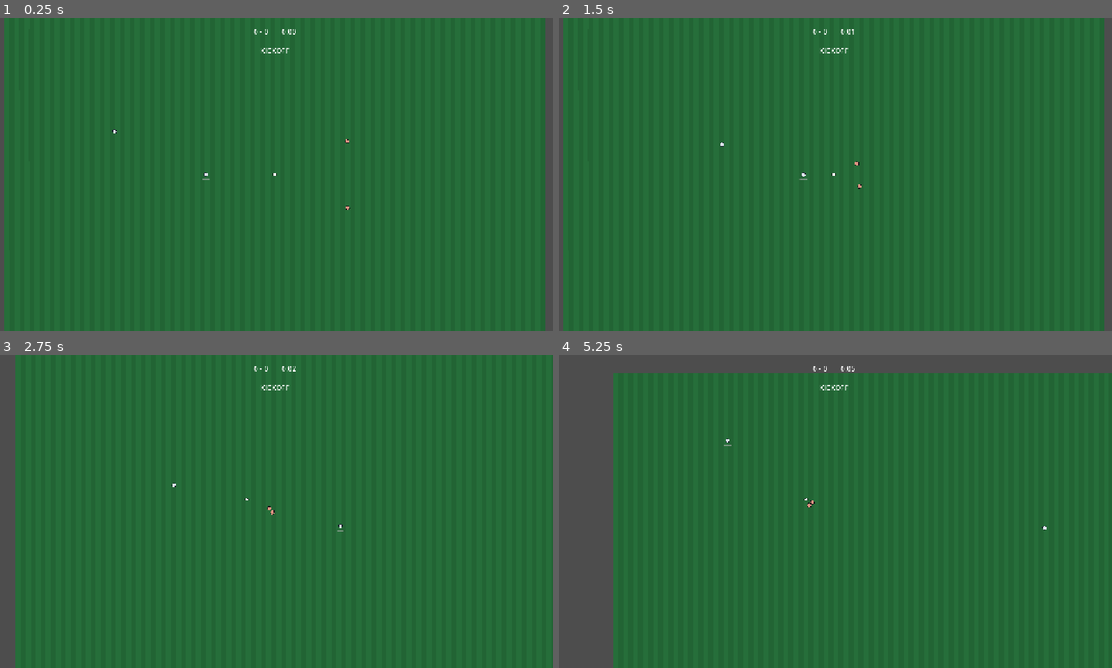
Above: before the commit, frames 1-4 (two rows, left to right).
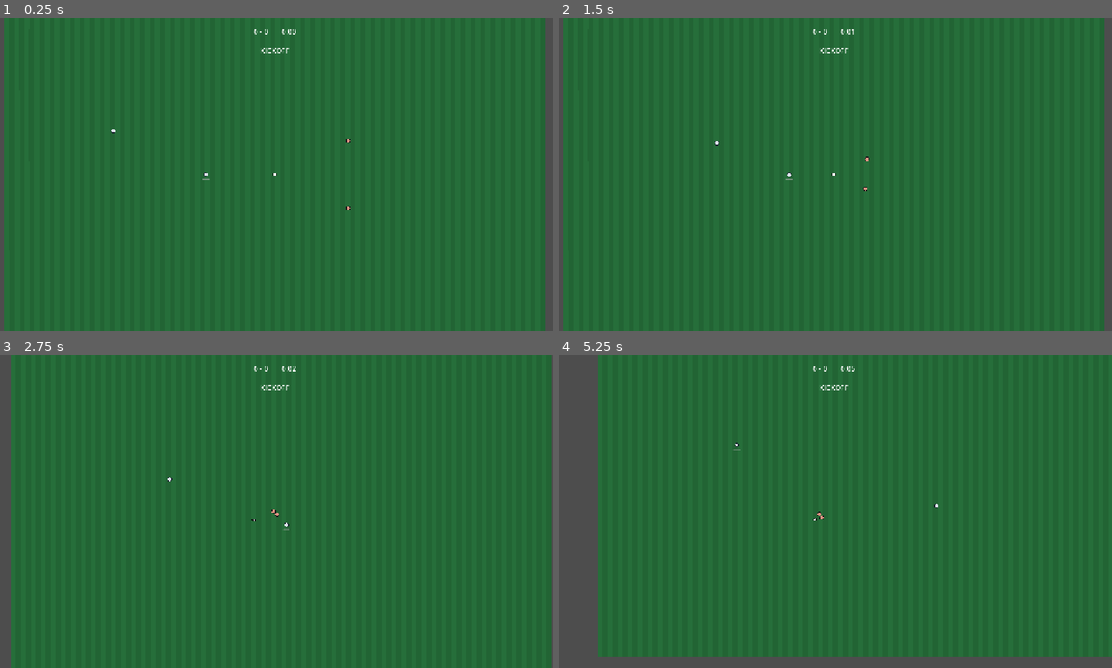
Above: after the commit, the same moments.

Repository: RidgeBridgeStudios/PowerFootball-2D
Game: Godot game, scene res://pitch/PitchScene.tscn
Two runs of this game, one before a commit and one after it. Both use one fixed random seed, a clock stepped at 60 frames per second and the inputs below.
Inputs:
- Up to frame 1 (0.25 s): no input
- Up to frame 2 (1.5 s): hold D (move_right) 0.53-1.28 s; tap Space (action_kick) at 0.6 s; hold S (move_down) from 1.28 s (still down); tap F (action_lob) at 1.35 s
- Up to frame 3 (2.75 s): tap Enter at 2 s; release S (move_down) at 2.03 s; hold D (move_right) from 2.03 s (still down); hold Shift (action_sprint) from 2.03 s (still down)
- Up to frame 4 (5.25 s): release D (move_right) at 2.78 s; release Shift (action_sprint) at 2.78 s; hold W (move_up) 2.78-3.53 s; tap one key every 0.75 s from 2.85 s: Tab (action_switch) E (action_tackle) Down (aim_down) Left (aim_left); hold A (move_left) 3.53-5.03 s; hold S (move_down) from 5.03 s (still down)

The runs differ from the first frame. In frame 1, less than 0.1% of the frame differs, in the area x 20-64%, y 35-62%; in frame 2, less than 0.1%; in frame 3, 1.1%; in frame 4, 11%, in the area x 7-100%, y 0-100%.

Commit message:
Add player data and team roster system with two placeholder squads
Adds PlayerData/TeamData/LeagueData Resources, a DataLoader autoload that
builds the default league (FC Nordvik and CD Solano, 11 players each) or
loads a custom user://custom_league.json, and a PlayerFactory static
helper that applies a squad member's tuning onto a spawned
HeavyPlayerController and its PlayerBrain. PitchScene now assigns each
player a squad slot by team order and applies its data at bind time.

Co-Authored-By: Claude Sonnet 5 <noreply@anthropic.com>
Claude-Session: https://claude.ai/code/session_01TK4gRZs8ePPQFBFPanbyP9

Diff:
--- /dev/null
+++ b/autoloads/DataLoader.gd
@@ -0,0 +1,186 @@
+##
+## DataLoader (Autoload singleton)
+##
+## Owns the live league data. Loads a custom league from user://custom_league.json
+## if one exists, otherwise builds the two built-in placeholder teams. Everything
+## else — PitchScene, PlayerFactory — reads squad data through this rather than
+## touching a Resource file directly, so a future roster editor only has to
+## change what is written to user://custom_league.json.
+##
+## Depends on: PlayerData, TeamData, LeagueData.
+## Exposes: league, get_team(index), get_player(team_index, squad_index)
+##
+
+extends Node
+
+const CUSTOM_LEAGUE_PATH: String = "user://custom_league.json"
+
+var league: LeagueData = null
+
+
+func _ready() -> void:
+	_load_league()
+
+
+func get_team(index: int) -> TeamData:
+	if league == null or index < 0 or index >= league.teams.size():
+		push_warning("DataLoader.get_team: index %d out of bounds." % index)
+		return null
+	return league.teams[index]
+
+
+func get_player(team_index: int, squad_index: int) -> PlayerData:
+	var team: TeamData = get_team(team_index)
+	if team == null or squad_index < 0 or squad_index >= team.squad.size():
+		push_warning("DataLoader.get_player: squad index %d out of bounds for team %d." % [squad_index, team_index])
+		return null
+	return team.squad[squad_index]
+
+
+func _load_league() -> void:
+	if FileAccess.file_exists(CUSTOM_LEAGUE_PATH):
+		if _parse_json_league(CUSTOM_LEAGUE_PATH):
+			return
+	_build_default_league()
+
+
+## Parses a JSON league file into the live `league`. Parses into a local var
+## first so a malformed file can never leave `league` half-overwritten. Returns
+## false on any error (and pushes an error naming the path) — `_load_league()`
+## falls back to the built-in placeholder league when this returns false.
+func _parse_json_league(path: String) -> bool:
+	var file := FileAccess.open(path, FileAccess.READ)
+	if file == null:
+		push_error("DataLoader: could not open %s (%s)." % [path, error_string(FileAccess.get_open_error())])
+		return false
+
+	var text: String = file.get_as_text()
+	var parsed: Variant = JSON.parse_string(text)
+	if typeof(parsed) != TYPE_DICTIONARY or not parsed.has("teams"):
+		push_error("DataLoader: %s is missing a \"teams\" key." % path)
+		return false
+
+	var parsed_league := LeagueData.new()
+	parsed_league.league_name = parsed.get("league_name", "")
+
+	var teams: Array[TeamData] = []
+	for team_dict: Variant in parsed["teams"]:
+		if typeof(team_dict) != TYPE_DICTIONARY:
+			push_error("DataLoader: malformed team entry in %s." % path)
+			return false
+		teams.append(_team_from_dict(team_dict))
+	parsed_league.teams = teams
+
+	league = parsed_league
+	return true
+
+
+func _team_from_dict(team_dict: Dictionary) -> TeamData:
+	var team := TeamData.new()
+	team.team_name = team_dict.get("team_name", "")
+	var color_array: Array = team_dict.get("team_color", [1.0, 1.0, 1.0])
+	team.team_color = Color(color_array[0], color_array[1], color_array[2])
+
+	var squad: Array[PlayerData] = []
+	for player_dict: Variant in team_dict.get("squad", []):
+		squad.append(_player_from_dict(player_dict))
+	team.squad = squad
+	return team
+
+
+func _player_from_dict(player_dict: Dictionary) -> PlayerData:
+	var data := PlayerData.make_default(
+		player_dict.get("player_name", ""),
+		player_dict.get("shirt_number", 0),
+		player_dict.get("position_role", "")
+	)
+	data.mass = player_dict.get("mass", data.mass)
+	data.top_speed = player_dict.get("top_speed", data.top_speed)
+	data.acceleration_time = player_dict.get("acceleration_time", data.acceleration_time)
+	data.friction_time = player_dict.get("friction_time", data.friction_time)
+	data.turning_penalty = player_dict.get("turning_penalty", data.turning_penalty)
+	data.sprint_multiplier = player_dict.get("sprint_multiplier", data.sprint_multiplier)
+	data.stamina_max = player_dict.get("stamina_max", data.stamina_max)
+	data.stamina_drain = player_dict.get("stamina_drain", data.stamina_drain)
+	data.stamina_recover = player_dict.get("stamina_recover", data.stamina_recover)
+	data.vision = player_dict.get("vision", data.vision)
+	data.composure = player_dict.get("composure", data.composure)
+	data.aggression = player_dict.get("aggression", data.aggression)
+	data.formation_ball_weight = player_dict.get("formation_ball_weight", data.formation_ball_weight)
+	return data
+
+
+func _build_default_league() -> void:
+	var default_league := LeagueData.new()
+	default_league.league_name = "Placeholder League"
+	default_league.teams = [_build_nordvik(), _build_solano()]
+	league = default_league
+
+
+## --- Placeholder squads --------------------------------------------------------
+
+func _build_nordvik() -> TeamData:
+	var team := TeamData.new()
+	team.team_name = "FC Nordvik"
+	team.team_color = Color(0.18, 0.32, 0.72)
+	team.squad = [
+		_player(1, "Mads Dahl", "GK", 82.0, 175.0, 0.80, 0.30, 0.55, 1.30, 0.80, 0.85, 0.30),
+		_player(5, "Halvard Brann", "CB", 92.0, 185.0, 0.90, 0.28, 0.85, 1.25, 0.60, 0.75, 0.70),
+		_player(4, "Sigurd Voss", "CB", 88.0, 188.0, 0.85, 0.29, 0.80, 1.28, 0.65, 0.70, 0.65),
+		_player(3, "Erik Lund", "LB", 77.0, 210.0, 0.68, 0.34, 0.72, 1.42, 0.70, 0.60, 0.55),
+		_player(2, "Torben Hauge", "RB", 76.0, 212.0, 0.67, 0.34, 0.70, 1.43, 0.72, 0.62, 0.58),
+		_player(6, "Niklas Borg", "DM", 80.0, 200.0, 0.72, 0.32, 0.78, 1.35, 0.82, 0.78, 0.72),
+		_player(8, "Olav Strand", "CM", 74.0, 208.0, 0.66, 0.35, 0.68, 1.40, 0.85, 0.72, 0.60),
+		_player(10, "Petter Naess", "AM", 71.0, 215.0, 0.62, 0.37, 0.62, 1.48, 0.90, 0.80, 0.55),
+		_player(11, "Jonas Elv", "LW", 69.0, 228.0, 0.58, 0.38, 0.60, 1.52, 0.75, 0.55, 0.62),
+		_player(7, "Rune Kval", "RW", 70.0, 225.0, 0.59, 0.38, 0.62, 1.50, 0.73, 0.58, 0.65),
+		_player(9, "Henrik Ask", "ST", 83.0, 220.0, 0.70, 0.33, 0.65, 1.50, 0.68, 0.65, 0.88),
+	]
+	return team
+
+
+func _build_solano() -> TeamData:
+	var team := TeamData.new()
+	team.team_name = "CD Solano"
+	team.team_color = Color(0.72, 0.14, 0.18)
+	team.squad = [
+		_player(1, "Carlos Vega", "GK", 80.0, 172.0, 0.82, 0.29, 0.50, 1.28, 0.78, 0.88, 0.25),
+		_player(5, "Mateo Ruiz", "CB", 87.0, 190.0, 0.84, 0.29, 0.82, 1.27, 0.62, 0.72, 0.68),
+		_player(4, "Diego Pons", "CB", 90.0, 186.0, 0.88, 0.28, 0.83, 1.26, 0.58, 0.68, 0.72),
+		_player(3, "Luis Ferrer", "LB", 74.0, 218.0, 0.63, 0.36, 0.65, 1.48, 0.74, 0.64, 0.52),
+		_player(2, "Andres Mora", "RB", 75.0, 216.0, 0.64, 0.35, 0.66, 1.46, 0.71, 0.62, 0.54),
+		_player(6, "Pablo Cano", "DM", 79.0, 202.0, 0.71, 0.33, 0.76, 1.36, 0.80, 0.76, 0.75),
+		_player(8, "Rafael Soto", "CM", 73.0, 212.0, 0.64, 0.36, 0.65, 1.42, 0.83, 0.74, 0.58),
+		_player(10, "Marco Reyes", "AM", 70.0, 218.0, 0.61, 0.38, 0.60, 1.50, 0.92, 0.82, 0.52),
+		_player(11, "Javier Tur", "LW", 67.0, 258.0, 0.55, 0.40, 0.55, 1.58, 0.65, 0.45, 0.70),
+		_player(7, "Ivan Blasco", "RW", 68.0, 245.0, 0.57, 0.39, 0.58, 1.55, 0.68, 0.50, 0.68),
+		_player(9, "Bruno Tena", "ST", 81.0, 222.0, 0.68, 0.34, 0.62, 1.52, 0.70, 0.68, 0.85),
+	]
+	return team
+
+
+## Shared constructor for the two placeholder squads. `stamina_max = 100.0`,
+## `stamina_drain = 18.0`, `stamina_recover = 9.0` and `formation_ball_weight =
+## 0.35` are the defaults for every player on both teams — no player-specific
+## override makes gameplay sense for them yet.
+func _player(
+	shirt_number: int, player_name: String, position_role: String,
+	mass: float, top_speed: float, acceleration_time: float, friction_time: float,
+	turning_penalty: float, sprint_multiplier: float,
+	vision: float, composure: float, aggression: float
+) -> PlayerData:
+	var data := PlayerData.make_default(player_name, shirt_number, position_role)
+	data.mass = mass
+	data.top_speed = top_speed
+	data.acceleration_time = acceleration_time
+	data.friction_time = friction_time
+	data.turning_penalty = turning_penalty
+	data.sprint_multiplier = sprint_multiplier
+	data.vision = vision
+	data.composure = composure
+	data.aggression = aggression
+	data.stamina_max = 100.0
+	data.stamina_drain = 18.0
+	data.stamina_recover = 9.0
+	data.formation_ball_weight = 0.35
+	return data
--- a/entities/player/HeavyPlayerController.gd
+++ b/entities/player/HeavyPlayerController.gd
@@ -65,6 +65,10 @@
 @export var team: int = 0
 ## When true this player reads InputHelper; when false PlayerBrain drives it.
 @export var is_user_controlled: bool = false
+## Index into this player's team squad in DataLoader — which PlayerData
+## PlayerFactory applies. PitchScene assigns this at bind time from each
+## player's position in the $Players list, so scenes need no per-instance setup.
+@export var squad_index: int = 0
 
 const NEUTRAL_MASS: float = 70.0
 ## Below this speed a turn costs nothing — you cannot "bleed momentum" you do
--- a/pitch/PitchScene.gd
+++ b/pitch/PitchScene.gd
@@ -16,7 +16,8 @@
 ## velocity in the move_and_slide solver and flatten the momentum model.
 ##
 ## Depends on: GameManager, GameEvents, PitchBoundary, Pseudo3DBall,
-##             HeavyPlayerController, PlayerBrain, SetPieceCoordinator.
+##             HeavyPlayerController, PlayerBrain, SetPieceCoordinator,
+##             DataLoader, PlayerFactory.
 ## Exposes: reset_for_kickoff(), shake_camera(amount)
 ##
 
@@ -115,6 +116,8 @@
 
 
 func _bind_players() -> void:
+	var squad_counts: Dictionary = {}
+
 	for node: Node in players.get_children():
 		var player := node as HeavyPlayerController
 		if player == null:
@@ -124,6 +127,11 @@
 			player.brain.bind_ball(ball)
 		if player.is_user_controlled:
 			hud.bind_active_player(player)
+
+		var anchor: Vector2 = player.brain.formation_anchor if player.brain != null else player.global_position
+		player.squad_index = squad_counts.get(player.team, 0)
+		squad_counts[player.team] = player.squad_index + 1
+		PlayerFactory.apply(player, DataLoader.get_player(player.team, player.squad_index), anchor)
 
 
 ## Hands control to whichever teammate is closest to the ball. Control transfers
--- a/project.godot
+++ b/project.godot
@@ -18,6 +18,7 @@
 
 GameEvents="*res://autoloads/GameEvents.gd"
 GameManager="*res://autoloads/GameManager.gd"
+DataLoader="*res://autoloads/DataLoader.gd"
 InputHelper="*res://autoloads/InputHelper.gd"
 
 [display]
--- /dev/null
+++ b/shared/LeagueData.gd
@@ -0,0 +1,16 @@
+##
+## LeagueData
+##
+## Pure data container for a set of teams. Saveable as a .tres resource. This is
+## the top-level shape DataLoader loads at startup, either from a user-supplied
+## JSON file or from the built-in placeholder league.
+##
+## Depends on: TeamData.
+## Exposes: the fields below.
+##
+
+class_name LeagueData
+extends Resource
+
+@export var league_name: String = ""
+@export var teams: Array[TeamData] = []
--- /dev/null
+++ b/shared/PlayerData.gd
@@ -0,0 +1,51 @@
+##
+## PlayerData
+##
+## Pure data container for one player: identity, physical tuning, and brain
+## personality. Saveable as a .tres resource so a squad can be authored and
+## edited without touching a scene. PlayerFactory is what turns an instance of
+## this into a live HeavyPlayerController — this resource never touches a Node.
+##
+## Depends on: nothing.
+## Exposes: the fields below and make_default().
+##
+
+class_name PlayerData
+extends Resource
+
+## --- Identity ----------------------------------------------------------------
+
+@export var player_name: String = ""
+@export var shirt_number: int = 0
+## "GK", "CB", "LB", "RB", "DM", "CM", "AM", "LW", "RW", "ST"
+@export var position_role: String = ""
+
+## --- Physical identity — maps 1:1 onto HeavyPlayerController exports ---------
+
+@export var mass: float = 75.0
+@export var top_speed: float = 210.0
+@export var acceleration_time: float = 0.65
+@export var friction_time: float = 0.35
+@export var turning_penalty: float = 0.75
+@export var sprint_multiplier: float = 1.45
+
+## --- Stamina -------------------------------------------------------------------
+
+@export var stamina_max: float = 100.0
+@export var stamina_drain: float = 18.0
+@export var stamina_recover: float = 9.0
+
+## --- Brain personality — maps 1:1 onto PlayerBrain exports --------------------
+
+@export_range(0.0, 1.0) var vision: float = 0.75
+@export_range(0.0, 1.0) var composure: float = 0.60
+@export_range(0.0, 1.0) var aggression: float = 0.80
+@export_range(0.0, 1.0) var formation_ball_weight: float = 0.35
+
+
+static func make_default(player_name: String, shirt_number: int, position_role: String) -> PlayerData:
+	var d := PlayerData.new()
+	d.player_name = player_name
+	d.shirt_number = shirt_number
+	d.position_role = position_role
+	return d
--- /dev/null
+++ b/shared/PlayerFactory.gd
@@ -0,0 +1,45 @@
+##
+## PlayerFactory
+##
+## Applies a PlayerData resource onto a spawned HeavyPlayerController. A static
+## helper rather than an autoload: it has no state and no lifecycle of its own,
+## it is simply the one place that knows how PlayerData fields map onto the
+## controller and brain exports.
+##
+## Depends on: PlayerData, HeavyPlayerController, PlayerBrain.
+## Exposes: apply(player, data, anchor)
+##
+
+class_name PlayerFactory
+extends RefCounted
+
+
+static func apply(player: HeavyPlayerController, data: PlayerData, anchor: Vector2) -> void:
+	if data == null:
+		push_warning("PlayerFactory.apply: no PlayerData given for %s, leaving Inspector values in place." % player.name)
+		return
+
+	player.player_mass = data.mass
+	player.top_speed = data.top_speed
+	player.acceleration_time = data.acceleration_time
+	player.friction_time = data.friction_time
+	player.turning_penalty_factor = data.turning_penalty
+	player.sprint_multiplier = data.sprint_multiplier
+	player.stamina_max = data.stamina_max
+	player.stamina_drain_rate = data.stamina_drain
+	player.stamina_recover_rate = data.stamina_recover
+
+	# The exported values above are inert until the acceleration/friction
+	# constants are recomputed from them — see HeavyPlayerController's own
+	# warning on _recalculate_movement_curve().
+	player._recalculate_movement_curve()
+	player.stamina = player.stamina_max
+
+	if player.brain != null:
+		player.brain.vision_attribute = data.vision
+		player.brain.composure_attribute = data.composure
+		player.brain.aggression_attribute = data.aggression
+		player.brain.formation_ball_weight = data.formation_ball_weight
+		player.brain.formation_anchor = anchor
+
+	player.set_meta(&"player_data", data)
--- /dev/null
+++ b/shared/TeamData.gd
@@ -0,0 +1,18 @@
+##
+## TeamData
+##
+## Pure data container for one team: name, colour, and the squad of PlayerData
+## resources that make it up. Saveable as a .tres resource. No logic — DataLoader
+## owns building the default league, PlayerFactory owns applying a squad member
+## onto a spawned player.
+##
+## Depends on: PlayerData.
+## Exposes: the fields below.
+##
+
+class_name TeamData
+extends Resource
+
+@export var team_name: String = ""
+@export var team_color: Color = Color.WHITE
+@export var squad: Array[PlayerData] = []
